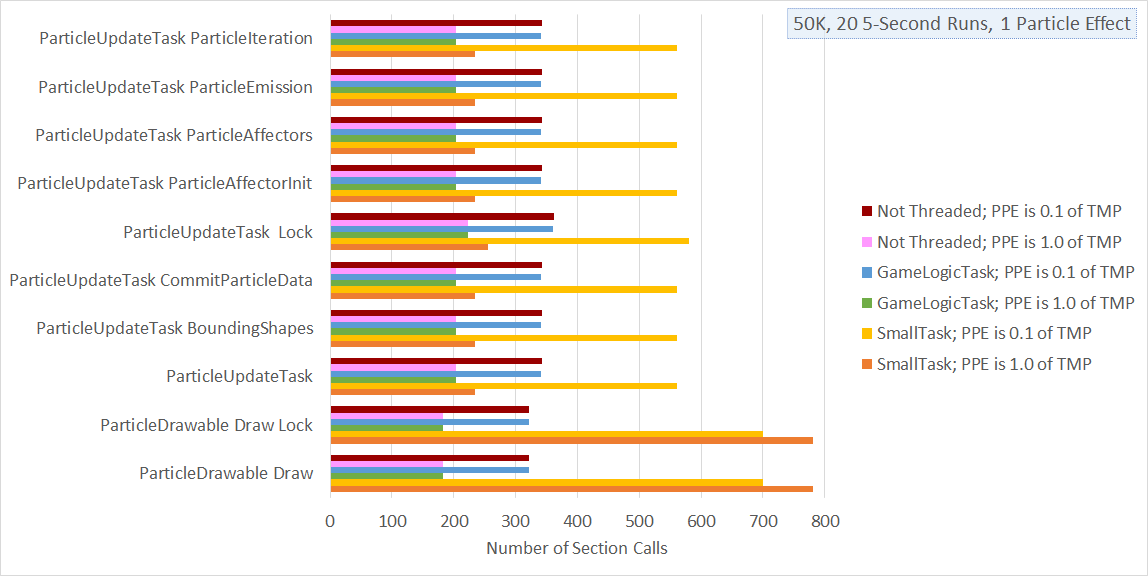
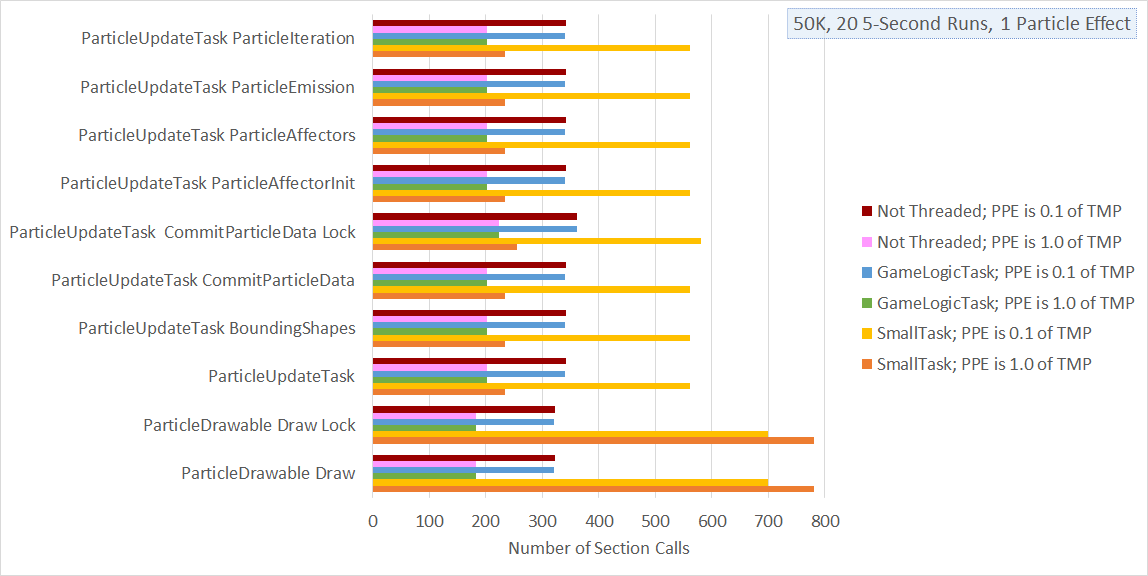
Layered file, before and after one edit (1148×576). Changes by layer:
added layer "Layer 2" above "Layer 1" over [10, 14, 814, 554]
